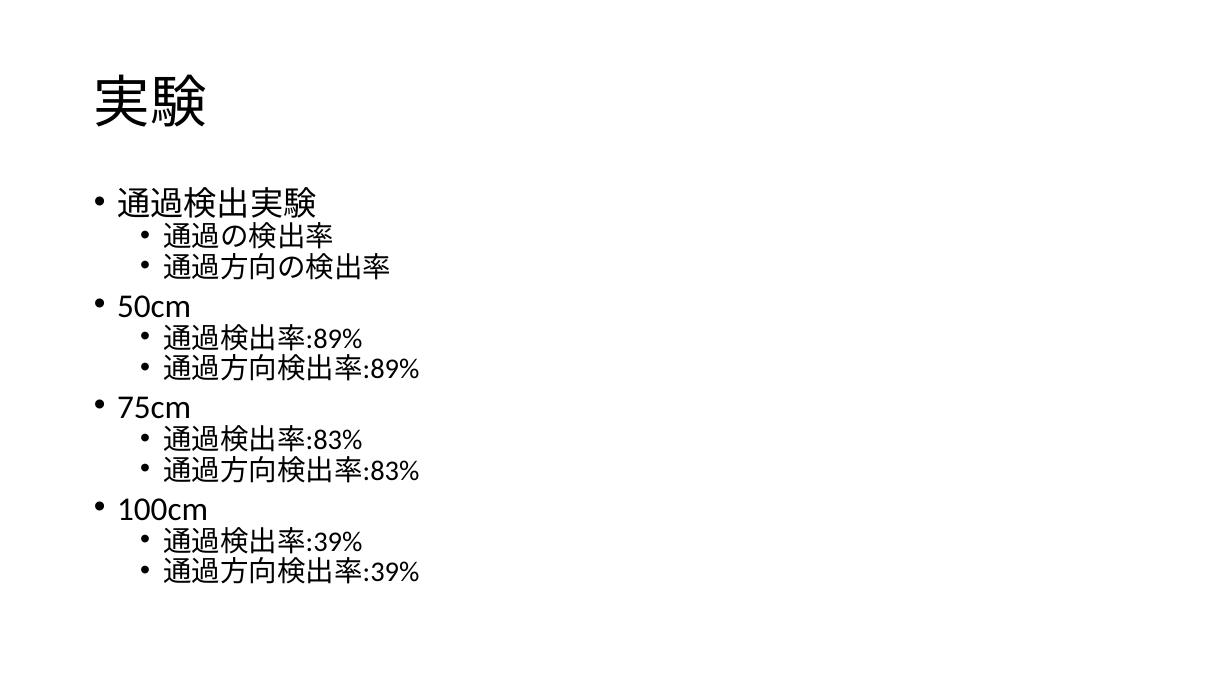
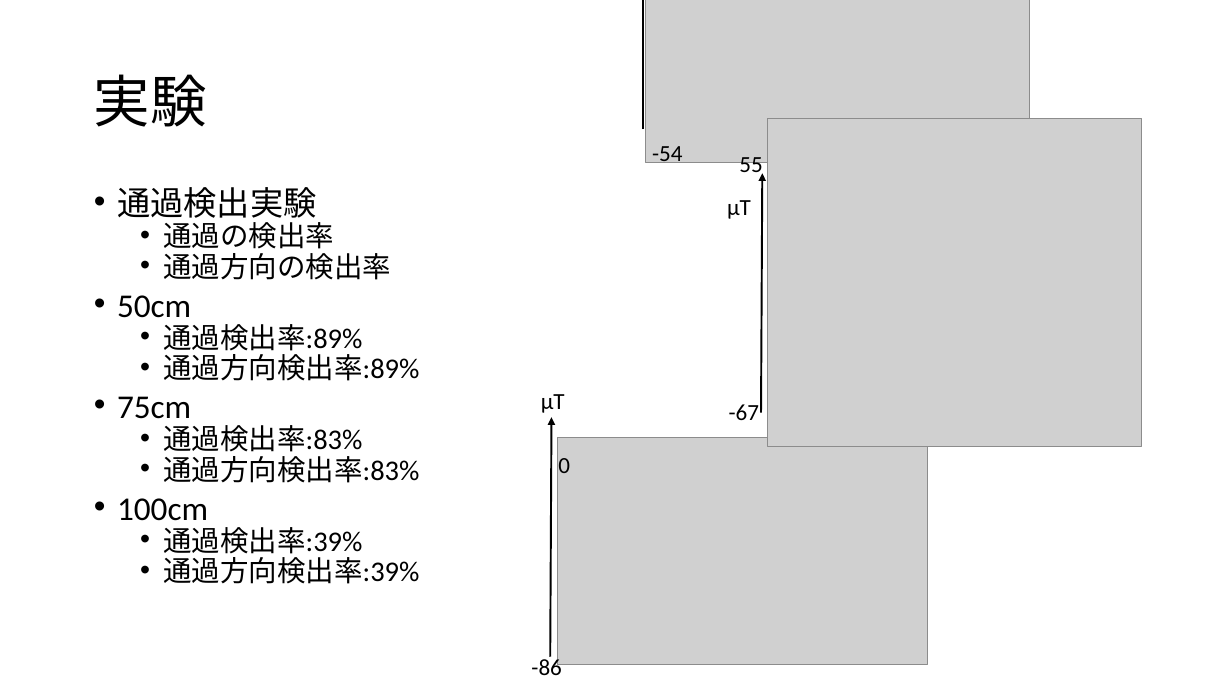
Before and after one commit to sen0810/src, a slide deck: slide 7 of ppt/中間発表用資料.pptx. Drawn at 1232x693 pixels with LibreOffice and Linux fonts; fonts in the diff are those of the drawing; grey boxes stand for pictures. Boxes give left, top, right and bottom in pixels: in the first picture for what was removed or moved away, otherwise in the second. Text is boxed around its words. In the diff, an @@ line names an element or a change of style, - is before the commit and + after.

```diff
--- a/ppt/中間発表用資料.pptx
+++ b/ppt/中間発表用資料.pptx
@@ arrow added from (643, 129) to (643, 0), #000000 1.5 pt @@
@@ picture added at [646, 0, 1030, 163] @@
@@ text added at [652, 146, 682, 167], 18 pt, text #000000 @@
+-54
@@ group added at [727, 118, 1141, 446]: 3 texts, 1 picture, 1 arrow @@
+μT
+55
+-67
@@ group added at [531, 394, 928, 675]: 3 texts, 1 picture, 1 arrow @@
+0
+μT
+-86
```
Also in this commit, not shown: 10 other slides changed, 9 slides added.
